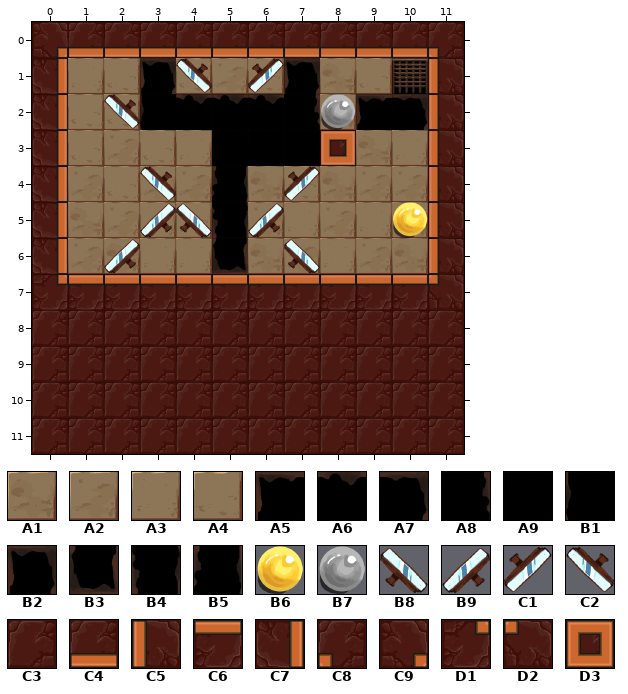
Tiled map: assets/levels/level_holes5.tmx. The picture above is the old version.
Cells are 128x128 px. Shown: x 0..11, y 0..11.
Key: from "floors": A1 0, A2 1, A3 2, A4 3; from "holes": A5 0, A6 1, A7 2, A8 3, A9 4, B1 5, B2 7, B3 10, B4 12, B5 13; from "light": B6 0, B7 1; from "mirrors": B8 0, B9 0 flipped left-right, C1 0 flipped up-down, C2 0 turned 180; from "walls": C3 0, C4 5, C5 6, C6 7, C7 8, C8 9, C9 10, D1 11, D2 12, D3 17.
__ is an empty cell.
Objects are placed by their top-left corner, in cells (3,4 is the top-left corner of cell 3,4); size is 1x1 cell unless given.
Layer "Floor" before, first column x 0:
 0 __ __ __ __ __ __ __ __ __ __ __ __
 1 __ A3 A4 __ A4 A2 A4 __ A1 A4 __ __
 2 __ A4 A4 __ __ __ __ __ A1 __ __ __
 3 __ A4 A2 A4 A3 __ __ __ __ A1 A3 __
 4 __ A2 A4 A2 A2 __ A1 A4 A1 A2 A2 __
 5 __ A1 A2 A3 A4 __ A2 A3 A2 A3 A1 __
 6 __ A2 A1 A3 A3 __ A1 A2 A3 A2 A1 __
 7 __ __ __ __ __ __ __ __ __ __ __ __
 8 __ __ __ __ __ __ __ __ __ __ __ __
 9 __ __ __ __ __ __ __ __ __ __ __ __
10 __ __ __ __ __ __ __ __ __ __ __ __
11 __ __ __ __ __ __ __ __ __ __ __ __
Layer "Holes" before, first column x 0:
 0 __ __ __ __ __ __ __ __ __ __ __ __
 1 __ __ __ B2 __ __ __ B2 __ __ __ __
 2 __ __ __ B1 A6 A6 A6 A8 __ A5 A7 __
 3 __ __ __ __ __ A9 A9 A9 __ __ __ __
 4 __ __ __ __ __ B5 __ __ __ __ __ __
 5 __ __ __ __ __ B4 __ __ __ __ __ __
 6 __ __ __ __ __ B3 __ __ __ __ __ __
 7 __ __ __ __ __ __ __ __ __ __ __ __
 8 __ __ __ __ __ __ __ __ __ __ __ __
 9 __ __ __ __ __ __ __ __ __ __ __ __
10 __ __ __ __ __ __ __ __ __ __ __ __
11 __ __ __ __ __ __ __ __ __ __ __ __
Layer "Walls" before, first column x 0:
 0 C9 C4 C4 C4 C4 C4 C4 C4 C4 C4 C4 C8
 1 C7 __ __ __ __ __ __ __ __ __ __ C5
 2 C7 __ __ __ __ __ __ __ __ __ __ C5
 3 C7 __ __ __ __ __ __ __ D3 __ __ C5
 4 C7 __ __ __ __ __ __ __ __ __ __ C5
 5 C7 __ __ __ __ __ __ __ __ __ __ C5
 6 C7 __ __ __ __ __ __ __ __ __ __ C5
 7 D1 C6 C6 C6 C6 C6 C6 C6 C6 C6 C6 D2
 8 C3 C3 C3 C3 C3 C3 C3 C3 C3 C3 C3 C3
 9 C3 C3 C3 C3 C3 C3 C3 C3 C3 C3 C3 C3
10 C3 C3 C3 C3 C3 C3 C3 C3 C3 C3 C3 C3
11 C3 C3 C3 C3 C3 C3 C3 C3 C3 C3 C3 C3
Objects on layer "Mirrors" before:
C2 "mirror" at 4,1
C1 "mirror" at 6,1
C2 "mirror" at 2,2
C2 "mirror" at 3,4
C1 "mirror" at 7,4
B8 "mirror" at 4,5
B9 "mirror" at 3,5
B9 "mirror" at 6,5
B8 "mirror" at 7,6
B9 "mirror" at 2,6
Objects on layer "Light" before:
B7 "lightSwitch" at 8,2
B6 "lightOrb" at 10,5
New version:
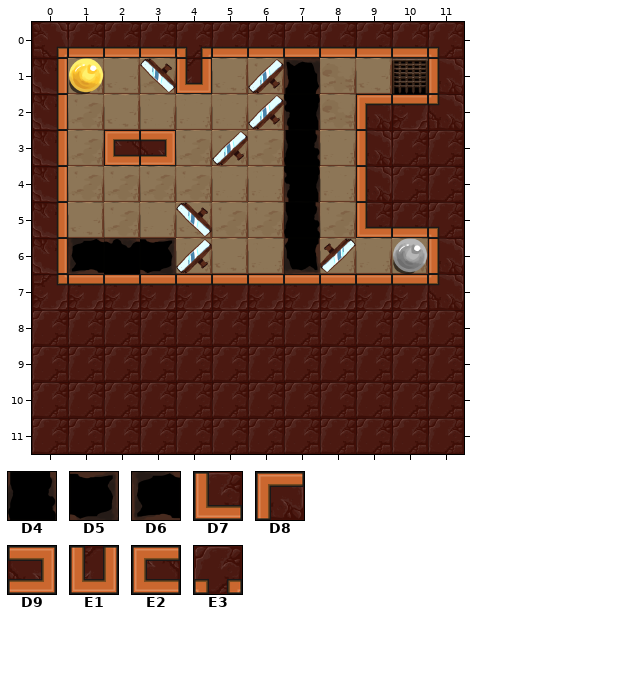
Further tiles: from "holes": D4 6, D5 9, D6 11; from "walls": D7 1, D8 2, D9 14, E1 15, E2 16, E3 19.
From old to new:
Layer "Floor":
Tile A2 gives way to one hidden under a higher layer in row 6 at x 1.
Tile A2 replaces tile A3 in row 1 at x 1; in row 3 at x 4.
Tile A2 replaces tile A4 in row 1 at x 6; in rows 2 to 3 at x 1; in row 4 at x 2.
Tile A2 is added in row 1 at x 3; in row 2 at x 6; in row 3 at x 5 to 6; in row 5 at x 5.
Tile A3 replaces tile A1 in row 4 at x 6 and 8; in row 6 at x 6.
Tile A3 replaces tile A2 in row 6 at x 9.
Tile A3 is added in row 2 at x 3 to 5; in row 3 at x 8; in row 4 at x 5.
Tile A4 replaces tile A1 in row 5 at x 1.
Tile A4 replaces tile A2 in row 1 at x 5.
Tile A4 is added in row 6 at x 5.
The edit erases tile A1 in row 3 at x 9; in row 5 at x 10; in row 6 at x 2.
The edit erases tile A2 in row 3 at x 2; in row 4 at x 9 to 10; in row 6 at x 7.
The edit erases tile A3 in row 3 at x 10; in row 5 at x 7 and 9; in row 6 at x 3.
The edit erases tile A4 in row 1 at x 4; in row 3 at x 3; in row 4 at x 7.
Layer "Holes":
Tile A6 is added in row 6 at x 2.
Tile B3 is added in row 6 at x 7.
Tile B4 replaces tile A8 in row 2 at x 7.
Tile B4 is added in row 4 at x 7.
Tile D4 replaces tile A9 in row 3 at x 7.
Tile D4 is added in row 5 at x 7.
Tile D5 is added in row 6 at x 3.
Tile D6 is added in row 6 at x 1.
The edit erases tile A5 in row 2 at x 9.
The edit erases tile A6 in row 2 at x 4 to 6.
The edit erases tile A7 in row 2 at x 10.
The edit erases tile A9 in row 3 at x 5 to 6.
The edit erases tile B1 in row 2 at x 3.
The edit erases tile B2 in row 1 at x 3.
The edit erases tile B3 in row 6 at x 5.
The edit erases tile B4 in row 5 at x 5.
The edit erases tile B5 in row 4 at x 5.
Layer "Walls":
Tile C3 replaces tile C5 in rows 3 to 4 at x 11.
Tile C3 is added in rows 3 to 4 at x 10.
Tile C4 is added in row 5 at x 10.
Tile C5 is added in rows 3 to 4 at x 9.
Tile C6 is added in row 2 at x 10.
Tile C8 replaces tile C5 in row 5 at x 11.
Tile D2 replaces tile C5 in row 2 at x 11.
Tile D7 is added in row 5 at x 9.
Tile D8 is added in row 2 at x 9.
Tile D9 is added in row 3 at x 3.
Tile E1 is added in row 1 at x 4.
Tile E2 is added in row 3 at x 2.
Tile E3 replaces tile C4 in row 0 at x 4.
The edit erases tile D3 in row 3 at x 8.
Layer "Mirrors":
Object C2 "mirror" at 3,4 becomes C2 "mirror" at 4,5.
Object C1 "mirror" at 6,1 becomes B9 "mirror" at 4,6.
Object C1 "mirror" at 7,4 becomes C1 "mirror" at 8,6.
A new object: C2 "mirror" at 3,1.
A new object: B9 "mirror" at 6,1.
A new object: B9 "mirror" at 6,2.
A new object: B9 "mirror" at 5,3.
Object C2 "mirror" at 4,1 is removed.
Object C2 "mirror" at 2,2 is removed.
Object B8 "mirror" at 4,5 is removed.
Object B9 "mirror" at 3,5 is removed.
Object B9 "mirror" at 6,5 is removed.
Object B8 "mirror" at 7,6 is removed.
Object B9 "mirror" at 2,6 is removed.
Layer "Light":
Object B6 "lightOrb" at 10,5 becomes B6 "lightOrb" at 1,1.
Object B7 "lightSwitch" at 8,2 becomes B7 "lightSwitch" at 10,6.
